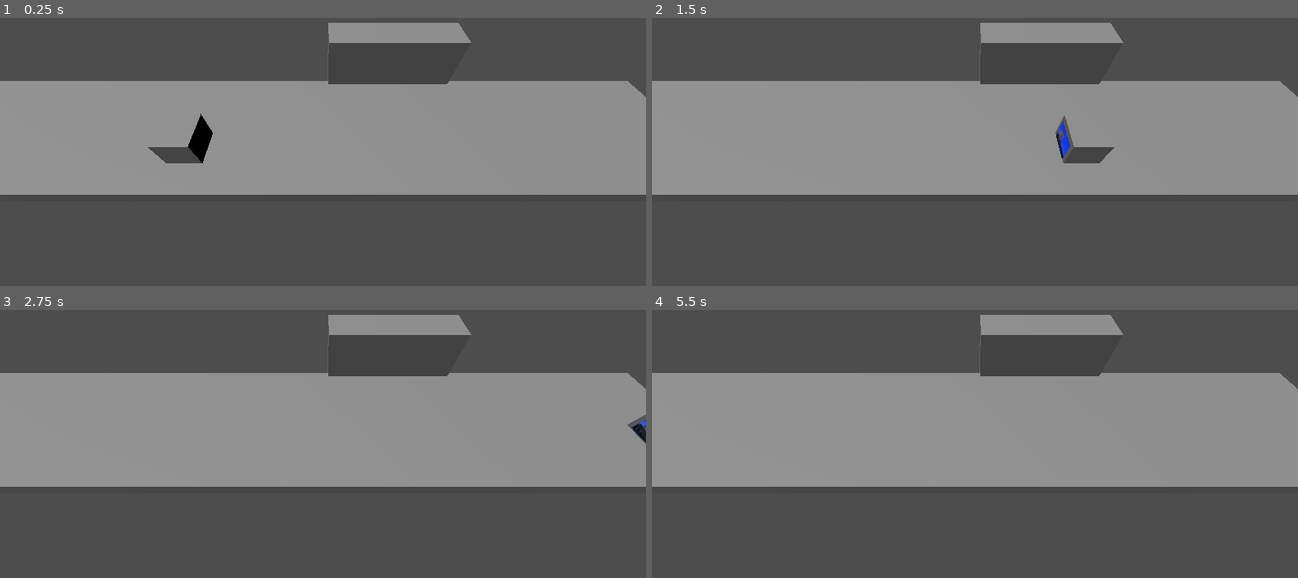
Above: before the commit, frames 1-4 (two rows, left to right).
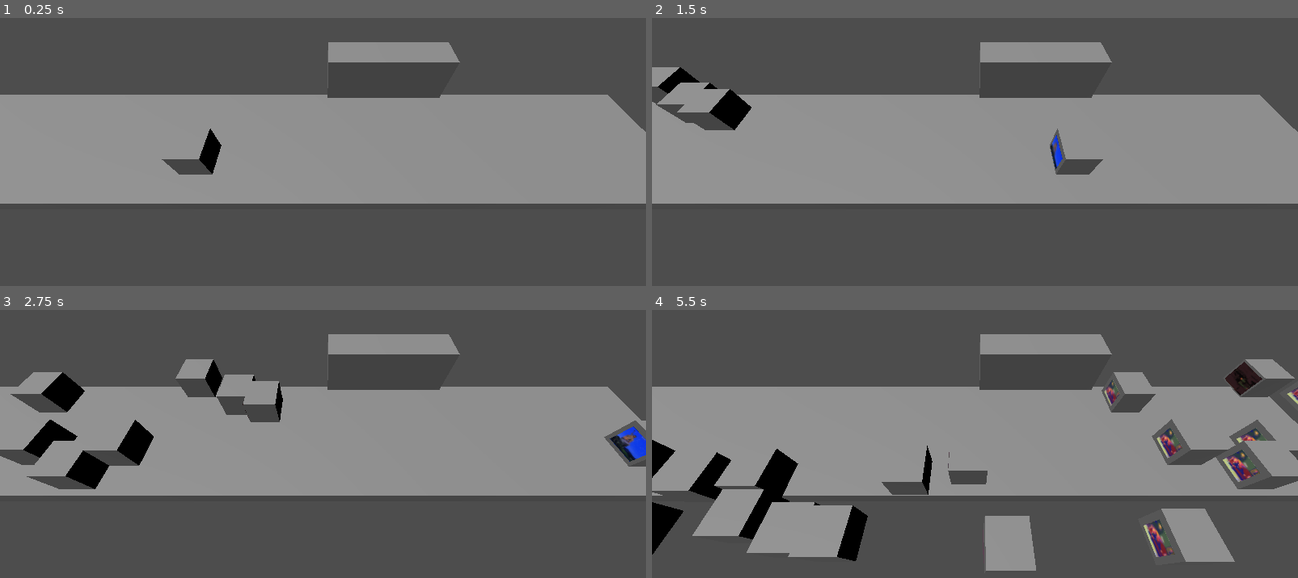
Above: after the commit, the same moments.

Repository: J2814/Non-stop-checkout
Game: Godot game, scene res://Scenes/main_scene.tscn
Same seed, same stepped clock (60 frames per second), same inputs: the game is played once before the commit and once after it. The project has no main scene, so this scene is started directly.
Inputs (mouse positions are in pixels of both pictures, inside the frame that each line leads up to):
- Up to frame 1 (0.25 s): no input
- Up to frame 2 (1.5 s): tap Enter at 0.5 s; move the mouse to (1117, 90) at 0.52 s; tap Space at 0.6, 0.77, 1.07, 1.35 s; click (1117, 90) at 0.67 s; move the mouse to (845, 125) at 1.27 s; click (845, 125) at 1.42 s
- Up to frame 3 (2.75 s): tap Space at 1.52, 1.82, 2.1 s; move the mouse to (387, 320) at 2.02 s; click (387, 320) at 2.17 s
- Up to frame 4 (5.5 s): move the mouse to (942, 473) at 2.77 s; tap Space at 2.85, 3.02, 3.32, 3.6, 3.77, 4.07, 4.35, 4.52, 4.82, 5.1 s; click (942, 473) at 2.92 s; move the mouse to (1168, 454) at 3.52 s; click (1168, 454) at 3.67 s; move the mouse to (781, 344) at 4.27 s; click (781, 344) at 4.42 s; move the mouse to (1007, 401) at 5.02 s; click (1007, 401) at 5.17 s

The runs differ from the first frame. In frame 1, 13% of the frame differs, in the area x 0-100%, y 1-70%; in frame 2, 14%; in frame 3, 16%; in frame 4, 24%, in the area x 0-100%, y 1-98%.

Commit message:
barcode scanning now better + spawner now exists

Diff:
--- /dev/null
+++ b/Prefabs/Products/generic_item1.tscn
@@ -0,0 +1,43 @@
+[gd_scene load_steps=6 format=3 uid="uid://d3rb1icse15fb"]
+
+[ext_resource type="Script" path="res://_Scripts/Item.gd" id="1_sukab"]
+[ext_resource type="Script" path="res://_Scripts/Barcode.gd" id="2_43uf0"]
+[ext_resource type="Texture2D" uid="uid://drhknr3bmqciv" path="res://Art/Sprites/Couch Hostage.png" id="3_25wbv"]
+
+[sub_resource type="BoxShape3D" id="BoxShape3D_svf82"]
+
+[sub_resource type="BoxShape3D" id="BoxShape3D_fnang"]
+size = Vector3(7.15555, 6.80081, 0.980469)
+
+[node name="GenericItem" type="Node3D"]
+transform = Transform3D(1, 0, 0, 0, 1, 0, 0, 0, 1, -1.9143, 0.248339, 0)
+script = ExtResource("1_sukab")
+
+[node name="Area3D" type="Area3D" parent="."]
+transform = Transform3D(0.37, 0, 0, 0, 0.37, 0, 0, 0, 0.37, 0, 0, 0)
+
+[node name="CollisionShape3D" type="CollisionShape3D" parent="Area3D"]
+shape = SubResource("BoxShape3D_svf82")
+
+[node name="Item" type="CSGBox3D" parent="."]
+transform = Transform3D(0.37, 0, 0, 0, 0.37, 0, 0, 0, 0.37, 0, 0, 0)
+
+[node name="Barcode" type="Node3D" parent="."]
+script = ExtResource("2_43uf0")
+
+[node name="Area3D" type="Area3D" parent="Barcode"]
+transform = Transform3D(-1.74846e-09, 0, -0.04, 0, 0.04, 0, 0.04, 0, -1.74846e-09, -0.196066, 0, 0.00724775)
+
+[node name="collisionshape" type="CollisionShape3D" parent="Barcode/Area3D"]
+transform = Transform3D(1, 0, 3.55271e-15, 0, 1, 0, -3.55271e-15, 0, 1, -0.0359346, 0.355543, 0.708687)
+shape = SubResource("BoxShape3D_fnang")
+
+[node name="Sprite3D" type="Sprite3D" parent="Barcode"]
+transform = Transform3D(-4.37114e-10, 0, -0.01, 0, 0.01, 0, 0.01, 0, -4.37114e-10, -0.196066, 0, 0.00724775)
+texture = ExtResource("3_25wbv")
+
+[node name="DeathTimer" type="Timer" parent="."]
+wait_time = 0.5
+
+[connection signal="scanned" from="Barcode" to="." method="_on_barcode_scanned"]
+[connection signal="timeout" from="DeathTimer" to="." method="_on_death_timer_timeout"]
--- /dev/null
+++ b/Prefabs/Products/generic_item2.tscn
@@ -0,0 +1,43 @@
+[gd_scene load_steps=6 format=3 uid="uid://dt1fnw1qbbj0m"]
+
+[ext_resource type="Script" path="res://_Scripts/Item.gd" id="1_kje5o"]
+[ext_resource type="Script" path="res://_Scripts/Barcode.gd" id="2_5v1a5"]
+[ext_resource type="Texture2D" uid="uid://dc0gt0gtn88no" path="res://Art/Sprites/Operation Phonky Town.png" id="3_f3wn6"]
+
+[sub_resource type="BoxShape3D" id="BoxShape3D_svf82"]
+
+[sub_resource type="BoxShape3D" id="BoxShape3D_fnang"]
+size = Vector3(7.15555, 6.80081, 0.980469)
+
+[node name="GenericItem" type="Node3D"]
+transform = Transform3D(1, 0, 0, 0, 1, 0, 0, 0, 1, -1.9143, 0.248339, 0)
+script = ExtResource("1_kje5o")
+
+[node name="Area3D" type="Area3D" parent="."]
+transform = Transform3D(0.37, 0, 0, 0, 0.37, 0, 0, 0, 0.37, 0, 0, 0)
+
+[node name="CollisionShape3D" type="CollisionShape3D" parent="Area3D"]
+shape = SubResource("BoxShape3D_svf82")
+
+[node name="Item" type="CSGBox3D" parent="."]
+transform = Transform3D(0.37, 0, 0, 0, 0.37, 0, 0, 0, 0.37, 0, 0, 0)
+
+[node name="Barcode" type="Node3D" parent="."]
+script = ExtResource("2_5v1a5")
+
+[node name="Area3D" type="Area3D" parent="Barcode"]
+transform = Transform3D(-1.74846e-09, 0, -0.04, 0, 0.04, 0, 0.04, 0, -1.74846e-09, -0.196066, 0, 0.00724775)
+
+[node name="collisionshape" type="CollisionShape3D" parent="Barcode/Area3D"]
+transform = Transform3D(1, 0, 3.55271e-15, 0, 1, 0, -3.55271e-15, 0, 1, -0.0359346, 0.355543, 0.708687)
+shape = SubResource("BoxShape3D_fnang")
+
+[node name="Sprite3D" type="Sprite3D" parent="Barcode"]
+transform = Transform3D(-2.18557e-10, 0, -0.005, 0, 0.005, 0, 0.005, 0, -2.18557e-10, -0.196066, 0, 0.00724775)
+texture = ExtResource("3_f3wn6")
+
+[node name="DeathTimer" type="Timer" parent="."]
+wait_time = 0.5
+
+[connection signal="scanned" from="Barcode" to="." method="_on_barcode_scanned"]
+[connection signal="timeout" from="DeathTimer" to="." method="_on_death_timer_timeout"]
--- a/Scenes/generic_item.tscn
+++ b/Scenes/generic_item.tscn
@@ -1,7 +1,7 @@
 [gd_scene load_steps=6 format=3 uid="uid://ci2r0fe1mbyt0"]
 
-[ext_resource type="Script" path="res://Scripts/Item.gd" id="1_nfvdu"]
-[ext_resource type="Script" path="res://Scripts/Barcode.gd" id="2_oltvl"]
+[ext_resource type="Script" path="res://_Scripts/Item.gd" id="1_nfvdu"]
+[ext_resource type="Script" path="res://_Scripts/Barcode.gd" id="2_oltvl"]
 [ext_resource type="Texture2D" uid="uid://c4ngmu8eb67v8" path="res://Art/Sprites/Снимок экрана 2023-08-15 112314.png" id="3_ysxea"]
 
 [sub_resource type="BoxShape3D" id="BoxShape3D_svf82"]
@@ -36,4 +36,8 @@
 transform = Transform3D(-1.74846e-09, 0, -0.04, 0, 0.04, 0, 0.04, 0, -1.74846e-09, -0.196066, 0, 0.00724775)
 texture = ExtResource("3_ysxea")
 
+[node name="DeathTimer" type="Timer" parent="."]
+wait_time = 0.5
+
 [connection signal="scanned" from="Barcode" to="." method="_on_barcode_scanned"]
+[connection signal="timeout" from="DeathTimer" to="." method="_on_death_timer_timeout"]
--- a/Scenes/main_scene.tscn
+++ b/Scenes/main_scene.tscn
@@ -1,11 +1,12 @@
-[gd_scene load_steps=2 format=3 uid="uid://cjfxxkiddbmbt"]
+[gd_scene load_steps=3 format=3 uid="uid://cjfxxkiddbmbt"]
 
 [ext_resource type="PackedScene" uid="uid://ci2r0fe1mbyt0" path="res://Scenes/generic_item.tscn" id="1_phi0d"]
+[ext_resource type="Script" path="res://_Scripts/Spawner.gd" id="2_u3jyf"]
 
 [node name="MainScene" type="Node3D"]
 
 [node name="CSGBox3D" type="CSGBox3D" parent="."]
-transform = Transform3D(1, 0, 0, 0, 1, 0, 0, 0, 1, -0.423, 0, -0.255)
+transform = Transform3D(1, 0, 0, 0, 1, 0, 0, 0, 1, -0.423, -0.28, -0.255)
 size = Vector3(8.97869, 0.19, 1.51074)
 
 [node name="CSGBox3D2" type="CSGBox3D" parent="CSGBox3D"]
@@ -19,3 +20,12 @@
 transform = Transform3D(0.945086, -0.0609434, -0.32109, 0.326822, 0.176233, 0.928509, 0, -0.98246, 0.186473, -3.78171, 3.43839, 0.268496)
 
 [node name="GenericItem" parent="." instance=ExtResource("1_phi0d")]
+transform = Transform3D(1, 0, 0, 0, 1, 0, 0, 0, 1, -1.914, 0, 0)
+
+[node name="Spawner" type="Node3D" parent="."]
+script = ExtResource("2_u3jyf")
+
+[node name="Timer" type="Timer" parent="Spawner"]
+wait_time = 2.0
+
+[connection signal="timeout" from="Spawner/Timer" to="Spawner" method="_on_timer_timeout"]
--- a/Scripts/Barcode.gd
+++ /dev/null
@@ -1,28 +0,0 @@
-extends Node3D
-@onready var hitBox: Area3D = $Area3D
-signal scanned
-
-func _ready() -> void:
-	pass # Replace with function body.
-
-func _process(delta: float) -> void:
-	pass
-
-func _input(event):
-
-	if !Global.HandOccupied:
-		return
-
-	if event is InputEventMouseButton:
-		if event.button_index == MOUSE_BUTTON_RIGHT and event.pressed:
-
-			var ray_origin = Global.camera.global_transform.origin  # Camera's position
-			var ray_direction = Global.camera.project_ray_normal(event.position)  # Ray direction from mouse position
-			var ray_query = PhysicsRayQueryParameters3D.create(ray_origin, ray_origin + ray_direction * 1000)
-			ray_query.collide_with_areas = true
-			var space_state = get_world_3d().direct_space_state
-			var result = space_state.intersect_ray(ray_query)
-
-			if result and result.collider == hitBox:
-				scanned.emit()
-				pass
--- a/Scripts/Global.gd
+++ /dev/null
@@ -1,19 +0,0 @@
-extends Node
-
-
-@export var CurrentSpeed :float = 2
-
-@export var InHandPosition :Vector3 = Vector3(0,1.5,0.5)
-
-var HandOccupied :bool
-
-var camera :Camera3D
-
-var Rotation_speed = 0.4
-
-func _init() -> void:
-	pass
-
-func _ready() -> void:
-	camera = get_tree().root.get_node("MainScene/Camera3D")
-	pass
--- a/Scripts/Item.gd
+++ /dev/null
@@ -1,103 +0,0 @@
-extends Node3D
-
-var price :float = 0.99;
-
-enum itemState {InHand, Scanned, NotScanned}
-
-var current_state = itemState.NotScanned
-
-var last_mouse_position : Vector2
-
-@onready var hitBox: Area3D = $Area3D
-
-
-
-func _ready() -> void:
-
-	pass
-
-func _process(_delta: float):
-
-	if current_state == itemState.NotScanned:
-		MoveOnConveyorBelt(_delta)
-
-	if current_state == itemState.InHand:
-		RotateInHand(_delta)
-
-
-func MoveOnConveyorBelt(delta: float):
-	position.x += Global.CurrentSpeed * delta
-
-
-func RotateInHand(deltaTime):
-	if Input.is_mouse_button_pressed(MOUSE_BUTTON_LEFT):
-		var mouse_position = get_viewport().get_mouse_position()
-
-		if last_mouse_position != Vector2.ZERO:
-			var delta_position = mouse_position - last_mouse_position
-			Rotation(delta_position, deltaTime)
-
-		last_mouse_position = mouse_position
-
-func Rotation(delta_position: Vector2, deltaTime: float):
-	global_rotate(Vector3.RIGHT, delta_position.y * Global.Rotation_speed * deltaTime)
-	global_rotate(Vector3.UP, delta_position.x * Global.Rotation_speed * deltaTime)
-	pass
-
-
-
-func ChangeState(newstate: itemState):
-	current_state = newstate
-
-	if newstate == itemState.InHand:
-		Global.HandOccupied = true
-
-	if newstate == itemState.Scanned:
-		Global.HandOccupied = true
-
-	pass
-
-func MoveToInHand():
-	var tween = create_tween()
-	tween.tween_property(self, "position", Global.InHandPosition, 0.15)
-
-	pass
-
-func RemoveFromHand():
-	ChangeState(itemState.Scanned)
-	self.queue_free() # add animation here i guess
-
-func _input(event):
-
-	if event is InputEventMouseButton:
-		if event.button_index == MOUSE_BUTTON_LEFT and event.pressed:
-			last_mouse_position = get_viewport().get_mouse_position()
-
-	if Global.HandOccupied:
-		return
-	if current_state != itemState.NotScanned:
-		return
-
-	if event is InputEventMouseButton:
-		if event.button_index == MOUSE_BUTTON_LEFT and event.pressed:
-			TakeItem(event)
-
-func TakeItem(event):
-	var ray_origin = Global.camera.global_transform.origin  # Camera's position
-	var ray_direction = Global.camera.project_ray_normal(event.position)  # Ray direction from mouse position
-
-	var ray_query = PhysicsRayQueryParameters3D.create(ray_origin, ray_origin + ray_direction * 1000)
-	ray_query.collide_with_areas = true
-
-	var space_state = get_world_3d().direct_space_state
-	var result = space_state.intersect_ray(ray_query)
-	if result and result.collider == hitBox:
-		ChangeState(itemState.InHand)
-		MoveToInHand()
-
-
-func _on_barcode_scanned() -> void:
-
-	#send a signal about how much money this item costs to cash register
-	#also play sound i guess?
-	RemoveFromHand()
--- /dev/null
+++ b/_Scripts/Barcode.gd
@@ -0,0 +1,27 @@
+extends Node3D
+@onready var hitBox: Area3D = $Area3D
+signal scanned
+
+func _ready() -> void:
+	pass # Replace with function body.
+
+func _process(delta: float) -> void:
+	pass
+
+func _input(event):
+
+	if !Global.HandOccupied:
+		return
+
+	if event is InputEventMouseButton:
+		if event.button_index == MOUSE_BUTTON_RIGHT and event.pressed:
+			var ray_origin = Global.camera.global_transform.origin  # Camera's position
+			var ray_direction = Global.camera.project_ray_normal(event.position)  # Ray direction from mouse position
+			var ray_query = PhysicsRayQueryParameters3D.create(ray_origin, ray_origin + ray_direction * 1000)
+			ray_query.collide_with_areas = true
+			var space_state = get_world_3d().direct_space_state
+			var result = space_state.intersect_ray(ray_query)
+
+			if result and result.collider == hitBox:
+				scanned.emit()
+				pass
--- /dev/null
+++ b/_Scripts/Global.gd
@@ -0,0 +1,21 @@
+extends Node
+
+
+@export var CurrentSpeed :float = 2
+
+@export var InHandPosition :Vector3 = Vector3(0,1.5,0.5)
+
+@export var ScannedPosition :Vector3 = Vector3(3,0,0)
+
+var HandOccupied :bool
+
+var camera :Camera3D
+
+var Rotation_speed = 0.6
+
+func _init() -> void:
+	pass
+
+func _ready() -> void:
+	camera = get_tree().root.get_node("MainScene/Camera3D")
+	pass
--- /dev/null
+++ b/_Scripts/Item.gd
@@ -0,0 +1,112 @@
+extends Node3D
+
+var price :float = 0.99;
+
+enum itemState {InHand, Scanned, NotScanned}
+
+var current_state = itemState.NotScanned
+
+var last_mouse_position : Vector2
+
+@onready var hitBox: Area3D = $Area3D
+
+@onready var deathTimer: Timer = $DeathTimer
+
+
+func _ready() -> void:
+
+	pass
+
+func _process(_delta: float):
+
+	if current_state == itemState.NotScanned:
+		MoveOnConveyorBelt(_delta)
+
+	if current_state == itemState.InHand:
+		RotateInHand(_delta)
+
+
+func MoveOnConveyorBelt(delta: float):
+	position.x += Global.CurrentSpeed * delta
+
+
+func RotateInHand(deltaTime):
+	if Input.is_mouse_button_pressed(MOUSE_BUTTON_LEFT):
+		var mouse_position = get_viewport().get_mouse_position()
+
+		if last_mouse_position != Vector2.ZERO:
+			var delta_position = mouse_position - last_mouse_position
+			Rotation(delta_position, deltaTime)
+
+		last_mouse_position = mouse_position
+
+func Rotation(delta_position: Vector2, deltaTime: float):
+	global_rotate(Vector3.RIGHT, delta_position.y * Global.Rotation_speed * deltaTime)
+	global_rotate(Vector3.UP, delta_position.x * Global.Rotation_speed * deltaTime)
+	pass
+
+
+
+func ChangeState(newstate: itemState):
+	current_state = newstate
+
+	if newstate == itemState.InHand:
+		Global.HandOccupied = true
+
+	if newstate == itemState.Scanned:
+		Global.HandOccupied = false
+
+	pass
+
+func MoveToInHand():
+	var tween = create_tween()
+	tween.tween_property(self, "position", Global.InHandPosition, 0.15)
+
+	pass
+
+func RemoveFromHand():
+	ChangeState(itemState.Scanned)
+	var tween = create_tween()
+	tween.tween_property(self, "position", Global.ScannedPosition, 0.15)
+	tween.tween_property(self, "scale", 0.001 * Vector3(1,1,1), 0.3)
+	deathTimer.start()
+
+
+func _input(event):
+
+	if event is InputEventMouseButton:
+		if event.button_index == MOUSE_BUTTON_LEFT and event.pressed:
+			last_mouse_position = get_viewport().get_mouse_position()
+
+	if Global.HandOccupied:
+		return
+	if current_state != itemState.NotScanned:
+		return
+
+	if event is InputEventMouseButton:
+		if event.button_index == MOUSE_BUTTON_LEFT and event.pressed:
+			TakeItem(event)
+
+func TakeItem(event):
+	var ray_origin = Global.camera.global_transform.origin  # Camera's position
+	var ray_direction = Global.camera.project_ray_normal(event.position)  # Ray direction from mouse position
+
+	var ray_query = PhysicsRayQueryParameters3D.create(ray_origin, ray_origin + ray_direction * 1000)
+	ray_query.collide_with_areas = true
+
+	var space_state = get_world_3d().direct_space_state
+	var result = space_state.intersect_ray(ray_query)
+	if result and result.collider == hitBox:
+		ChangeState(itemState.InHand)
+		MoveToInHand()
+
+
+func _on_barcode_scanned() -> void:
+
+	#send a signal about how much money this item costs to cash register
+	#also play sound i guess?
+	RemoveFromHand()
+
+
+func _on_death_timer_timeout() -> void:
+	self.queue_free()
--- /dev/null
+++ b/_Scripts/Spawner.gd
@@ -0,0 +1,53 @@
+extends Node3D
+
+var item_scenes: Array = []
+
+@onready var timer :Timer = $Timer
+
+var allowSpawn: bool = false
+
+func _init():
+	PopulateItemArray()
+
+
+
+func _ready() -> void:
+	StartSpawnning()
+
+func StartSpawnning():
+	allowSpawn = true
+	timer.start()
+
+func PopulateItemArray():
+	var dir = DirAccess.open("res://Prefabs/Products")
+	if dir:
+		dir.list_dir_begin()
+		var file_name = dir.get_next()
+		while file_name != "":
+			if file_name.ends_with(".tscn"):
+				item_scenes.append("res://Prefabs/Products/" + file_name)
+			file_name = dir.get_next()
+		print("Loaded scenes: ", item_scenes)
+
+
+func spawn_random_object():
+	if item_scenes.is_empty():
+		print("No objects to spawn!")
+		return
+	var random_index = randi() % item_scenes.size()
+	var scene_path = item_scenes[random_index]
+	var scene = load(scene_path)
+	if scene:
+		var instance = scene.instantiate()
+		add_child(instance)
+		instance.global_position = Vector3(-5, 0, randf_range(-1, 1))
+
+func _input(event):
+	if event is InputEventKey and event.pressed and event.keycode == KEY_SPACE:
+		spawn_random_object()
+
+
+func _on_timer_timeout() -> void:
+	if allowSpawn:
+		spawn_random_object()
+		timer.start()
--- a/project.godot
+++ b/project.godot
@@ -16,7 +16,11 @@
 
 [autoload]
 
-Global="*res://Scripts/Global.gd"
+Global="*res://_Scripts/Global.gd"
+
+[editor]
+
+movie_writer/movie_file="D:/Godot stuff/GODOT 4.3/Non-stop-checkout/recs/movie.avi"
 
 [rendering]
 
Binary file added: Art/Sprites/Couch Hostage.png
Not shown, added: Art/Sprites/Couch Hostage.png.import
Binary file added: Art/Sprites/Operation Phonky Town.png
Not shown, added: Art/Sprites/Operation Phonky Town.png.import
Not shown, added: recs/movie.avi
